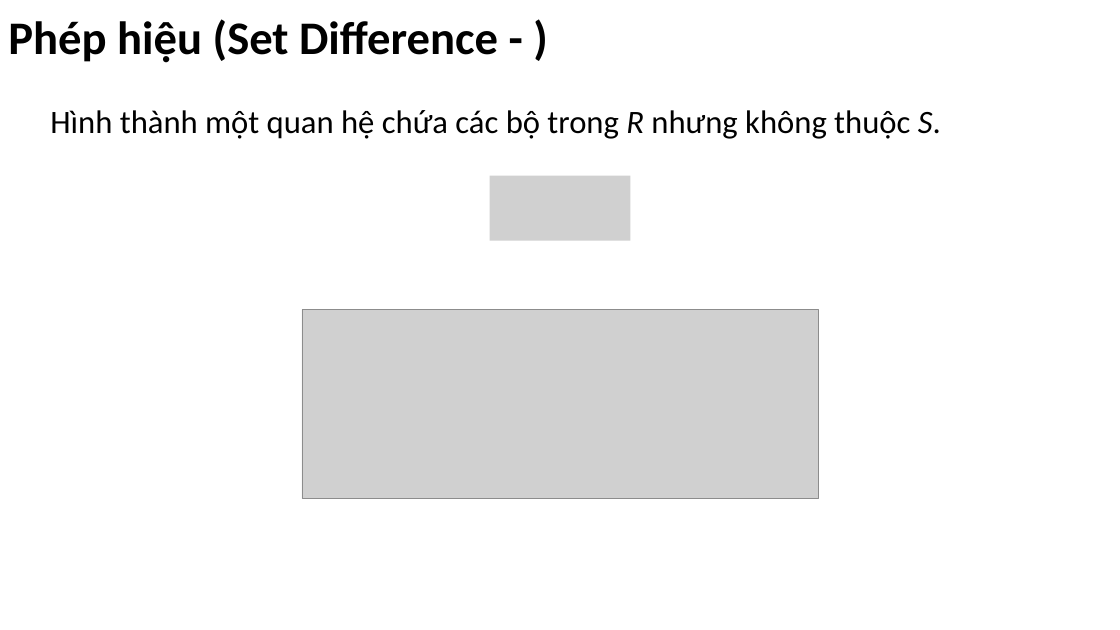
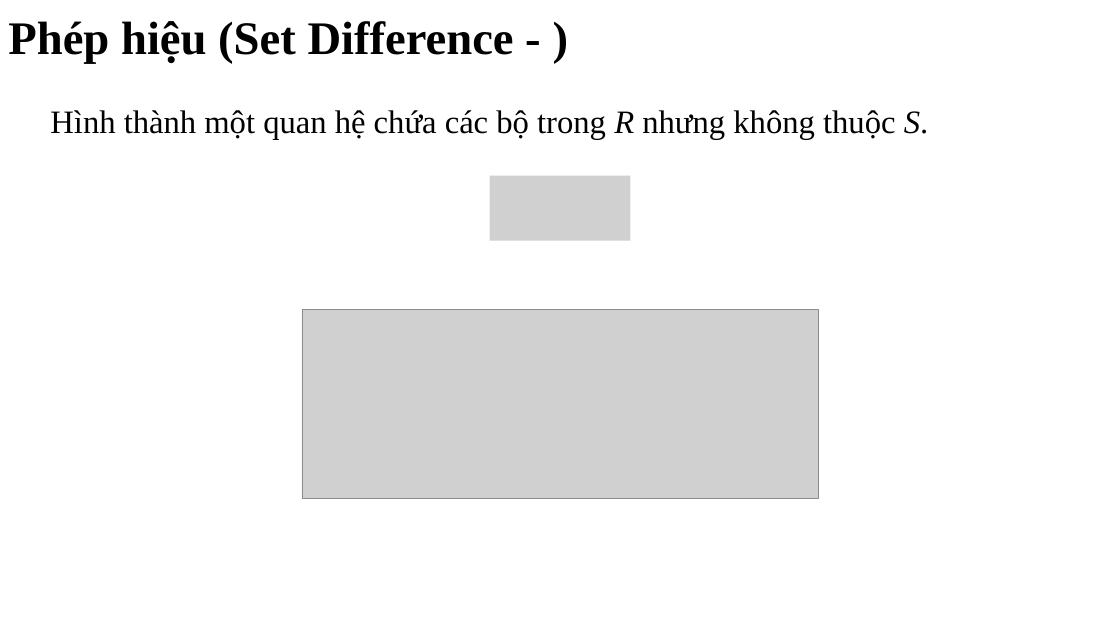
Before and after one commit to NghiLamPhuc/CSDLPT_HK2_20_21, a slide deck: slide 13 of ThuyetTrinh20/Chapter2_2_1_3.pptx. Drawn at 1120x630 pixels with LibreOffice and Linux fonts; fonts in the diff are those of the drawing; grey boxes stand for pictures. Boxes give left, top, right and bottom in pixels: in the first picture for what was removed or moved away, otherwise in the second. Text is boxed around its words. In the diff, an @@ line names an element or a change of style, - is before the commit and + after.

```diff
--- a/ThuyetTrinh20/Chapter2_2_1_3.pptx
+++ b/ThuyetTrinh20/Chapter2_2_1_3.pptx
@@ text "Phép hiệu (Set Difference - ..." at (x1=8, y1=21, x2=514, y2=64): font Calibri to Times New Roman @@
@@ text "Hình thành một quan hệ ..." at (x1=50, y1=110, x2=928, y2=140): font Calibri to Times New Roman @@
```
Also in this commit, not shown: 24 other slides changed, 11 slides added, 4 slides removed.
